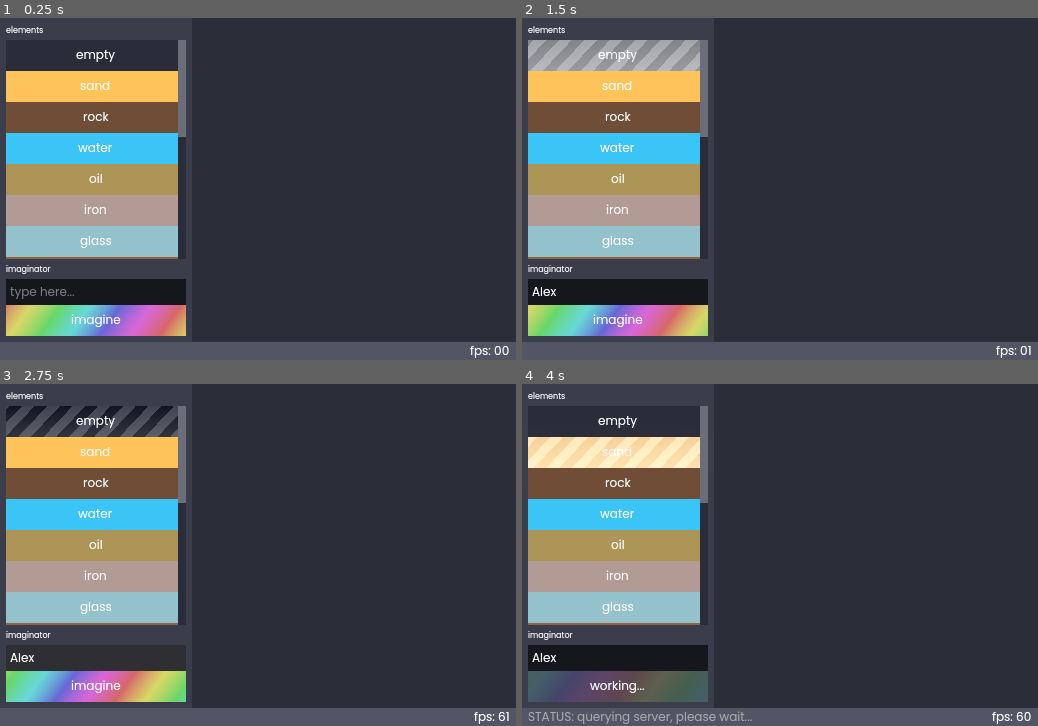
Above: before the commit, frames 1-4 (two rows, left to right).
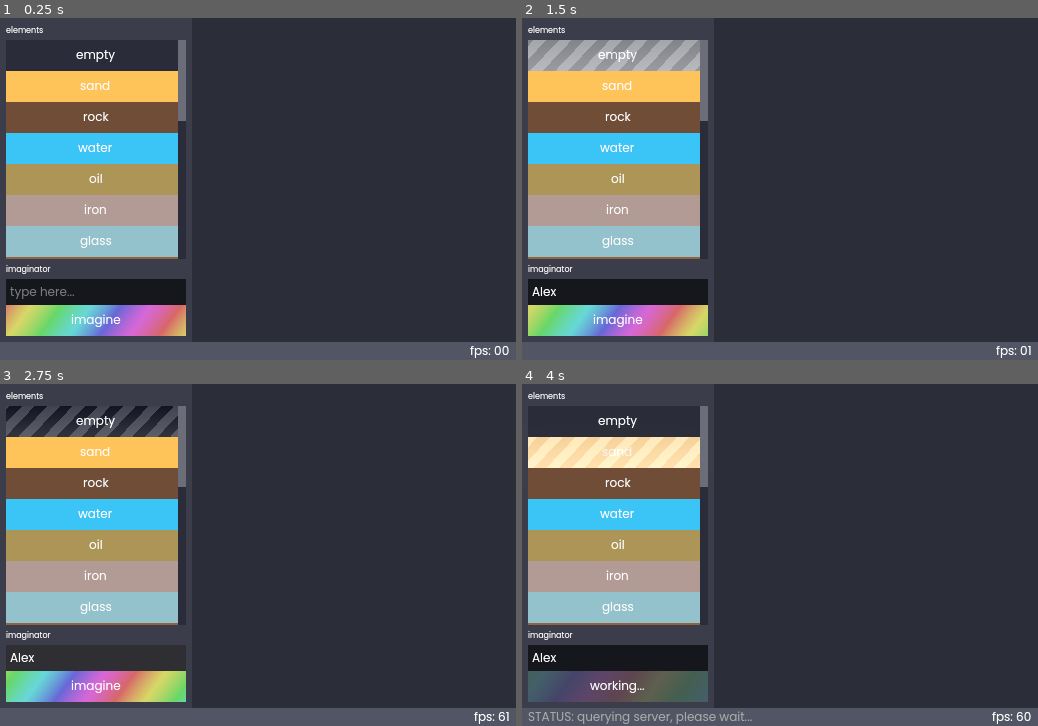
Above: after the commit, the same moments.

Repository: kiwijuice56/sand-spoon
Game: Godot game, scene res://main/main.tscn
The game is run twice, just before and just after one commit, with the same random seed, the same clock (stepped at 60 frames per second) and the same inputs.
Inputs (mouse positions are in pixels of both pictures, inside the frame that each line leads up to):
- Up to frame 1 (0.25 s): no input
- Up to frame 2 (1.5 s): click (620, 291) at 0.52 s; type "Alex" at 0.6 s; click "empty" at 1.25 s
- Up to frame 3 (2.75 s): click "fire" at 2 s
- Up to frame 4 (4 s): click "blue fire" at 2.75 s; click "sand" at 3.5 s

The runs differ from the first frame. In frame 1, less than 0.1% of the frame differs, in the area x 34-37%, y 30-35%; in frame 2, less than 0.1%; in frame 3, less than 0.1%; in frame 4, less than 0.1%.

Commit message:
Added stupid balls and nuclear bombs

Diff:
--- a/main/main.tscn
+++ b/main/main.tscn
@@ -26,7 +26,11 @@
 [ext_resource type="Resource" uid="uid://bqgjw8wry45l0" path="res://main/simulation/element/laser/laser.tres" id="21_l6itd"]
 [ext_resource type="Resource" uid="uid://bp4x60s3nqgcq" path="res://main/simulation/element/lightning/lightning.tres" id="22_navib"]
 [ext_resource type="Resource" uid="uid://bk7enrwwen0cy" path="res://main/simulation/element/solid/bacteria/algae.tres" id="23_0odrx"]
+[ext_resource type="Resource" uid="uid://dohpjvsgjad2w" path="res://main/simulation/element/fluid/vapor.tres" id="25_nc0tt"]
+[ext_resource type="Resource" uid="uid://cmr7kc2su13c7" path="res://main/simulation/element/solid/nuclear_bomb.tres" id="26_vj24c"]
 [ext_resource type="Script" path="res://main/imager/imager.gd" id="27_l1ofn"]
+[ext_resource type="Resource" uid="uid://bl6iyw1434bqd" path="res://main/simulation/element/explosion/nuclear_explosion.tres" id="27_tn3ws"]
+[ext_resource type="Resource" uid="uid://he4hwreifm3q" path="res://main/simulation/element/solid/ball/ball.tres" id="28_bpyrx"]
 [ext_resource type="Environment" uid="uid://dx14vl0rn5k64" path="res://main/environment.tres" id="28_ww05e"]
 [ext_resource type="AudioStream" uid="uid://bxgodo4nqfeih" path="res://main/prompter/thinking.wav" id="29_hsaad"]
 [ext_resource type="PackedScene" uid="uid://cp30cn4frs8rg" path="res://main/ui/status_label/status_label.tscn" id="29_wwmlj"]
@@ -133,16 +137,16 @@
 script = ExtResource("1_7t74s")
 simulation_size = Vector2i(108, 108)
 simulation_scale = 3
-elements = Array[ExtResource("2_55j5a")]([ExtResource("4_oq8 …(351 unchanged characters)…  ExtResource("20_sgjin"), ExtResource("21_l6itd"), ExtResource("22_navib"), ExtResource("23_0odrx")])
+elements = Array[ExtResource("2_55j5a")]([ExtResource("4_oq8 …(351 unchanged characters)…  ExtResource("20_sgjin"), ExtResource("26_vj24c"), ExtResource("21_l6itd"), ExtResource("22_navib"), ExtResource("23_0odrx"), ExtResource("25_nc0tt"), ExtResource("27_tn3ws"), ExtResource("28_bpyrx")])
 chunk_size = 6
-random_awaken_chance = 0.08
+random_awaken_chance = 0.05
 debug_heat_gradient = SubResource("GradientTexture1D_hwk0e")
 
 [node name="Painter" type="Node" parent="MainContainer/ScreenContainer/Simulation" node_paths=PackedStringArray("sim", "selector")]
 script = ExtResource("3_3diiu")
 sim = NodePath("..")
 selector = NodePath("../../SidebarContainer/VBoxContainer/ElementSelector")
-brush_radius = 5
+brush_radius = 3
 powder_skip_proportion = 0.9
 critter_skip_proportion = 0.75
 
@@ -168,7 +172,7 @@
 [node name="BottomContainer" type="PanelContainer" parent="MainContainer"]
 custom_minimum_size = Vector2(0, 19)
 layout_mode = 2
-size_flags_vertical = 10
+size_flags_vertical = 8
 theme_override_styles/panel = SubResource("StyleBoxFlat_mroyd")
 
 [node name="StatusLabel" parent="MainContainer/BottomContainer" instance=ExtResource("29_wwmlj")]
--- a/main/prompter/prompter.gd
+++ b/main/prompter/prompter.gd
@@ -50,6 +50,89 @@
 
 	properties_received.emit(json as Dictionary)
 
+func imagine_element(element_name: String, properties) -> Element:
+	var element: Element
+	match properties["state"]:
+		"liquid":
+			element = Fluid.new()
+			element.gravity_down = true
+			element.viscosity = properties["viscosity"]
+			# The API tends to send repeated values, so it helps to have some randomness.
+			element.density = randf_range(0.75, 1.25) * properties["density"]
+
+			# Add evaporation to all liquids
+			element.high_heat_transformation = "vapor"
+			element.high_heat_point = min(10000, 2.5 * properties["temperature"])
+		"gas":
+			element = Fluid.new()
+			element.gravity_down = false
+			element.density = randf_range(0.75, 1.25) * properties["density"]
+
+			# Add decay to all gases
+			element.decay_transformation = "empty"
+			element.decay_proportion = 0.006
+		"rigid_solid":
+			element = Solid.new()
+		"powdery_solid":
+			element = Powder.new()
+		"metal":
+			element = Metal.new()
+			element.conductivity = randf_range(0.2, 0.5)
+		"creature":
+			element = Critter.new()
+			element.travel_proportion = randf_range(0, 1)
+			element.jump_force = randf_range(0, 1)
+			element.jump_proportion = randf_range(0, 1)
+
+			# All creatures should be flammable
+			element.high_heat_transformation = "fire"
+			element.high_heat_point = min(10000, 2.5 * properties["temperature"])
+		"microbe":
+			element = Bacteria.new()
+			element.home_material = "empty"
+			element.growth_rate = randf_range(0.01, 0.04)
+			element.surround_tolerance = randf_range(0, 1)
+			element.loneliness_tolerance = randf_range(0, 1)
+
+			# All microbes should be flammable
+			element.high_heat_transformation = "fire"
+			element.high_heat_point = min(10000, 2.5 * properties["temperature"])
+		"laser":
+			element = Laser.new()
+			element.decay_proportion = randf_range(0.1, 0.5)
+			element.decay_transformation = "empty"
+			element.reach = randf_range(0, 1)
+		"electricity":
+			element = Lightning.new()
+			element.fall_proportion = randf_range(0, 1)
+			element.unexcited_decay_proportion = randf_range(0, 1)
+		"explosive":
+			element = Solid.new()
+
+			# All explosives should be.. explosive
+			element.high_heat_transformation = "explosion"
+			element.high_heat_point = min(10000, 2.5 * properties["temperature"])
+
+	element.unique_name = element_name
+
+	element.ui_color = properties["color_0"]
+
+	element.pixel_color = GradientTexture1D.new()
+	element.pixel_color.gradient = Gradient.new()
+
+	# Add HDR glow to hot elements
+	if properties["temperature"] > 1000:
+		element.pixel_color.use_hdr = true
+		element.pixel_color.gradient.set_color(0, Color(properties["color_0"]) * 2)
+		element.pixel_color.gradient.set_color(0, Color(properties["color_1"]) * 2)
+	else:
+		element.pixel_color.gradient.set_color(0, properties["color_0"])
+		element.pixel_color.gradient.set_color(1, properties["color_1"])
+
+	element.initial_temperature = properties["temperature"]
+
+	return element
+
 func prompt(element_name: String) -> void:
 	status_label.show_text("STATUS: querying server, please wait...", StatusLabel.TextType.WORKING)
 
@@ -86,59 +169,11 @@
 		_enable_button()
 		return
 
-	var element: Element
-	match properties["state"]:
-		"liquid":
-			element = Fluid.new()
-			element.gravity_down = true
-			element.viscosity = properties["viscosity"]
-			# The API tends to send repeated values, so it helps to have some randomness.
-			element.density = randf_range(0.75, 1.25) * properties["density"]
-		"gas":
-			element = Fluid.new()
-			element.gravity_down = false
-			element.density = randf_range(0.75, 1.25) * properties["density"]
-		"rigid_solid":
-			element = Solid.new()
-		"powdery_solid":
-			element = Powder.new()
-		"metal":
-			element = Metal.new()
-		"creature":
-			element = Critter.new()
-		"microbe":
-			element = Bacteria.new()
-			element.home_material = "empty"
-		"laser":
-			element = Laser.new()
-			element.decay_proportion = randf_range(0.1, 0.5)
-			element.decay_transformation = "empty"
-		"electricity":
-			element = Lightning.new()
-		"explosive":
-			element = Solid.new()
+	var element: Element = imagine_element(element_name, properties)
+	sim.add_element(element, false, true)
+	element_created.emit()
 
-	element.unique_name = element_name
-
-	element.ui_color = properties["color_0"]
-
-	element.pixel_color = GradientTexture1D.new()
-	element.pixel_color.gradient = Gradient.new()
-
-	# Add HDR glow to hot elements
-	if properties["temperature"] > 1000:
-		element.pixel_color.use_hdr = true
-		element.pixel_color.gradient.set_color(0, Color(properties["color_0"]) * 2)
-		element.pixel_color.gradient.set_color(0, Color(properties["color_1"]) * 2)
-	else:
-		element.pixel_color.gradient.set_color(0, properties["color_0"])
-		element.pixel_color.gradient.set_color(1, properties["color_1"])
-
-	element.initial_temperature = properties["temperature"]
-
-	sim.add_element(element, false, true)
 	ResourceSaver.save(element, "user://" + str(randi() % 999999) + prompt_name + ".tres")
-	element_created.emit()
 
 	status_label.show_text("SUCCESS: element created!", StatusLabel.TextType.SUCCESS)
 
--- a/main/simulation/element/explosion/explosion.tres
+++ b/main/simulation/element/explosion/explosion.tres
@@ -17,7 +17,7 @@
 ui_color = Color(0.64384, 0.409639, 0.319612, 1)
 pixel_color = SubResource("GradientTexture1D_vvuek")
 initial_temperature = 5000.0
-conductivity = 0.5
+conductivity = 0.0
 high_heat_point = -1.0
 high_heat_transformation = "empty"
 low_heat_point = -1.0
--- /dev/null
+++ b/main/simulation/element/explosion/nuclear_explosion.tres
@@ -0,0 +1,29 @@
+[gd_resource type="Resource" script_class="Explosion" load_steps=4 format=3 uid="uid://bl6iyw1434bqd"]
+
+[ext_resource type="Script" path="res://main/simulation/element/explosion/explosion.gd" id="1_61r56"]
+
+[sub_resource type="Gradient" id="Gradient_hqd6m"]
+offsets = PackedFloat32Array(0)
+colors = PackedColorArray(1.2, 1.8, 1.2, 1)
+
+[sub_resource type="GradientTexture1D" id="GradientTexture1D_c6a7y"]
+gradient = SubResource("Gradient_hqd6m")
+use_hdr = true
+
+[resource]
+script = ExtResource("1_61r56")
+unique_name = "nuclear explosion"
+hidden = true
+ui_color = Color(0.64384, 0.409639, 0.319612, 1)
+pixel_color = SubResource("GradientTexture1D_c6a7y")
+initial_temperature = 9500.0
+conductivity = 0.0
+high_heat_point = -1.0
+high_heat_transformation = "empty"
+low_heat_point = -1.0
+low_heat_transformation = "empty"
+explosion_resistance = 0.1
+decay_proportion = 0.66
+decay_transformation = "blue fire"
+reactivity = 0.0
+reaction_count = 0
--- /dev/null
+++ b/main/simulation/element/fluid/vapor.tres
@@ -0,0 +1,31 @@
+[gd_resource type="Resource" script_class="Fluid" load_steps=4 format=3 uid="uid://dohpjvsgjad2w"]
+
+[ext_resource type="Script" path="res://main/simulation/element/fluid/fluid.gd" id="1_wv4kr"]
+
+[sub_resource type="Gradient" id="Gradient_0l8vj"]
+offsets = PackedFloat32Array(0.00816326, 1)
+colors = PackedColorArray(0.7098, 0.73437, 0.78, 1, 1, 1, 1, 1)
+
+[sub_resource type="GradientTexture1D" id="GradientTexture1D_7xiye"]
+gradient = SubResource("Gradient_0l8vj")
+
+[resource]
+script = ExtResource("1_wv4kr")
+viscosity = 0.8
+density = 0.5
+gravity_down = false
+unique_name = "vapor"
+hidden = false
+ui_color = Color(0, 0, 0, 1)
+pixel_color = SubResource("GradientTexture1D_7xiye")
+initial_temperature = 293.0
+conductivity = 0.02
+high_heat_point = -1.0
+high_heat_transformation = "empty"
+low_heat_point = -1.0
+low_heat_transformation = "empty"
+explosion_resistance = 0.1
+decay_proportion = 0.03
+decay_transformation = "empty"
+reactivity = 0.0
+reaction_count = 0
--- /dev/null
+++ b/main/simulation/element/solid/ball/ball.gd
@@ -0,0 +1,43 @@
+@tool
+@icon("res://main/icons/metal_icon.svg")
+class_name Ball extends Solid
+# Data: reserves bytes 3, 4, 5 for movement state.
+
+func process(sim: Simulation, row: int, col: int, data: int) -> bool:
+	if not super.process(sim, row, col, data):
+		return false
+	var angle: float = 2 * PI * get_byte(data, 3) / 255.0
+	var direction: Vector2 = Vector2(1, 0).rotated(angle)
+
+	var fnew_row: float = row + 2 * direction.y + get_byte(data, 4) / 255.0
+	var fnew_col: float = col + 2 * direction.x + get_byte(data, 5) / 255.0
+
+	var new_row: int = int(fnew_row)
+	var new_col: int = int(fnew_col)
+
+	data = set_byte(data, 4, int((fnew_row - new_row) * 255))
+	data = set_byte(data, 5, int((fnew_col - new_col) * 255))
+	sim.set_data(row, col, data)
+
+	if not sim.in_bounds(new_row, new_col) or not (sim.get_element_resource(new_row, new_col) is Empty or sim.get_element_resource(new_row, new_col) is Ball):
+		if direction.y < -0.5:
+			direction = direction.bounce(Vector2(0, 1))
+		elif direction.y > 0.5:
+			direction = direction.bounce(Vector2(0, -1))
+		elif direction.x > 0.5:
+			direction = direction.bounce(Vector2(-1, 0))
+		elif direction.x < -0.5:
+			direction = direction.bounce(Vector2(1, 0))
+		angle = atan2(direction.y, direction.x)
+		sim.set_data(row, col, set_byte(data, 3, int(angle / (2 * PI) * 255)))
+	else:
+		sim.swap(row, col, new_row, new_col)
+
+	return true
+
+func get_default_data(sim: Simulation, row: int, col: int) -> int:
+	var data: int = super.get_default_data(sim, row, col)
+	data = set_byte(data, 3, int(0.0001 * Time.get_ticks_usec()) % 255)
+	data = set_byte(data, 4, 0)
+	data = set_byte(data, 5, 0)
+	return data
--- /dev/null
+++ b/main/simulation/element/solid/ball/ball.tres
@@ -0,0 +1,28 @@
+[gd_resource type="Resource" script_class="Ball" load_steps=4 format=3 uid="uid://he4hwreifm3q"]
+
+[ext_resource type="Script" path="res://main/simulation/element/solid/ball/ball.gd" id="1_onpjh"]
+
+[sub_resource type="Gradient" id="Gradient_xmymk"]
+offsets = PackedFloat32Array(0, 0.232143, 0.467262, 0.732143, 1)
+colors = PackedColorArray(1, 0.35, 0.35, 1, 1, 0.7705, 0.49, 1, 0.53, 1, 0.624, 1, 0.57, 0.742, 1, 1, 1, 0.58, 0.979, 1)
+
+[sub_resource type="GradientTexture1D" id="GradientTexture1D_rgh1a"]
+gradient = SubResource("Gradient_xmymk")
+
+[resource]
+script = ExtResource("1_onpjh")
+unique_name = "stupid ball"
+hidden = false
+ui_color = Color(0.649431, 0.482745, 0.924514, 1)
+pixel_color = SubResource("GradientTexture1D_rgh1a")
+initial_temperature = 293.0
+conductivity = 0.5
+high_heat_point = -1.0
+high_heat_transformation = "empty"
+low_heat_point = -1.0
+low_heat_transformation = "empty"
+explosion_resistance = 0.1
+decay_proportion = 0.01
+decay_transformation = "empty"
+reactivity = 0.0
+reaction_count = 0
--- /dev/null
+++ b/main/simulation/element/solid/nuclear_bomb.tres
@@ -0,0 +1,28 @@
+[gd_resource type="Resource" script_class="Solid" load_steps=4 format=3 uid="uid://cmr7kc2su13c7"]
+
+[ext_resource type="Script" path="res://main/simulation/element/solid/solid.gd" id="1_prnjb"]
+
+[sub_resource type="Gradient" id="Gradient_jwsoo"]
+offsets = PackedFloat32Array(0, 0.990566)
+colors = PackedColorArray(0.317333, 0.56, 0, 1, 0.58, 0.58, 0.58, 1)
+
+[sub_resource type="GradientTexture1D" id="GradientTexture1D_3lf8g"]
+gradient = SubResource("Gradient_jwsoo")
+
+[resource]
+script = ExtResource("1_prnjb")
+unique_name = "nuclear bomb"
+hidden = false
+ui_color = Color(0.6592, 0.8, 0.096, 1)
+pixel_color = SubResource("GradientTexture1D_3lf8g")
+initial_temperature = 293.0
+conductivity = 0.5
+high_heat_point = 500.0
+high_heat_transformation = "nuclear explosion"
+low_heat_point = -1.0
+low_heat_transformation = "empty"
+explosion_resistance = 0.5
+decay_proportion = 0.0
+decay_transformation = "empty"
+reactivity = 0.0
+reaction_count = 0
--- a/main/simulation/simulation.gd
+++ b/main/simulation/simulation.gd
@@ -19,7 +19,7 @@
 static var id_name_map: PackedStringArray # Maps int IDs to Element unique_names.
 
 var cell_id: PackedInt32Array # Stores the ID of each cell of the simulation as a flat array.
-var cell_data: PackedInt32Array # Stores the data of each cell of the simulation as a flat array.
+var cell_data: PackedInt64Array # Stores the data of each cell of the simulation as a flat array.
 
 var alive_count: PackedByteArray # Stores the amount of non-empty particles within each chunk as a flat array.
 var awake_chunk: PackedByteArray # Stores whether each chunk awake alive (containing moving/changing particles) as a flat array of integers from 0-2
--- a/project.godot
+++ b/project.godot
@@ -39,6 +39,7 @@
 "res://main/simulation/element/lightning/": "red",
 "res://main/simulation/element/solid/": "yellow",
 "res://main/simulation/element/solid/bacteria/": "green",
+"res://main/simulation/element/solid/ball/": "yellow",
 "res://main/simulation/element/solid/powder/critter/": "green"
 }
 
Not shown: 3 places in main/main.tscn that only renumber resources
